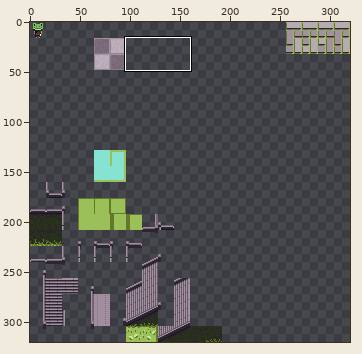
A sprite sheet gets an edit: Artwork/TileSets/TileMaps/Stone.png. Above, an overview of the earlier version with the close-up marked.
Close-up. Before:
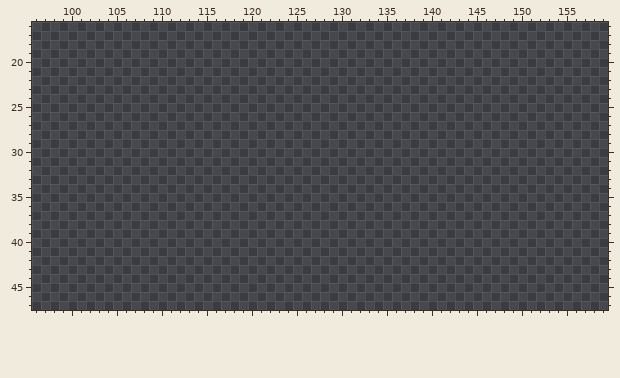
The file is 320x320 pixels. Colours within 5 levels of each other are drawn and written as one. Shown: x 96..159, y 16..47. The commit also changed other parts of the picture, which this record leaves out.
The same view after the edit:
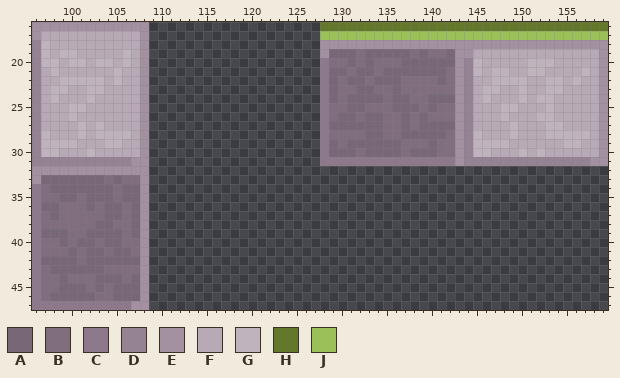
Palette (. is transparent): A #786777  B #806d7e  C #8e798c  D #958293  E #a391a1  F #b8a9b7  G #bfb3be  H #64782b  J #9bbf59
What changed:
@@ x 96..159 @@
-16 ................................................................
-17 ................................................................
-18 ................................................................
-19 ................................................................
-20 ................................................................
-21 ................................................................
-22 ................................................................
-23 ................................................................
-24 ................................................................
-25 ................................................................
-26 ................................................................
-27 ................................................................
-28 ................................................................
-29 ................................................................
-30 ................................................................
-31 ................................................................
-32 ................................................................
-33 ................................................................
-34 ................................................................
-35 ................................................................
-36 ................................................................
-37 ................................................................
-38 ................................................................
-39 ................................................................
-40 ................................................................
-41 ................................................................
-42 ................................................................
-43 ................................................................
-44 ................................................................
-45 ................................................................
-46 ................................................................
-47 ................................................................
+16 EEEEEEEEEEEEE...................HHHHHHHHHHHHHHHHHHHHHHHHHHHHHHHH
+17 EFFFFFFFFFFFE...................JJJJJJJJJJJJJJJJJJJJJJJJJJJJJJJJ
+18 DGFFFFFFFFFFE...................EEEEEEEEEEEEEEEEEEEEEEEEEEEEEEEE
+19 DGFGGFFFFFGFE...................EAAABAAAAABABBAEEFFFFFFFFFFFFFFE
+20 DGGFGGFGGFGFE...................CBBABABBBAAAAAAEDGFFFFFGGGFFFFFE
+21 DFGFFFFFFGFFE...................CAABAABAAAAAAABEDGFGGFFGGFFFFGFE
+22 DFFGGGGGFGFFE...................CABAABAAABBBBABEDFFGGGGFFGGFGFFE
+23 DFGGFFGGFFFFE...................CABBAABBABBBBBBEDFGGFFGFFGGFFFFE
+24 DFGFFFGFFFFFE...................CABAAAABAABBAAAEDFGFFFGFGGFFFFFE
+25 DFFFGGFFFFFFE...................CBBAABBBAAABABBEDFFFGGFFFGFFFFFE
+26 DFFFGFFFFFFFE...................CBAABAABBABABBBEDFFFGFFFGGFFFFFE
+27 DFFFFGFGFFFFE...................CAAAAAABBABAAAAEDFFFFGFFFGGFFFFE
+28 DGFFFGFGGGGFE...................CBBBBAABBAAAAABEDGFFFGFFFGGGGGFE
+29 DGGGGFFFGGFFE...................CABAAAAAABBBABBEDGGGGFFFFFFGGFFE
+30 DGGFFFGFFFFFE...................CAAABAAAABAAABBEDGGFFFGFGFFFFFFE
+31 DDDDDDDDDDDEE...................CCCCCCCCCCCCCCCEDDDDDDDDDDDDDDEE
+32 EEEEEEEEEEEEE...................................................
+33 EAAAAAAABABBE...................................................
+34 CBAAAAAAABAAE...................................................
+35 CBBAABAAABAAE...................................................
+36 CAABBBABAABAE...................................................
+37 CBABBBBBAABAE...................................................
+38 CBBBBBBAABBAE...................................................
+39 CAAABBAAAABAE...................................................
+40 CBBABAABAABBE...................................................
+41 CBBBABAABAABE...................................................
+42 CAAAABAAAAAAE...................................................
+43 CBAAAAAABBBBE...................................................
+44 CBBABBBAAABAE...................................................
+45 CBBAAABABAAAE...................................................
+46 CBAAAAABBAAAE...................................................
+47 CCCCCCCCCCCEE...................................................
